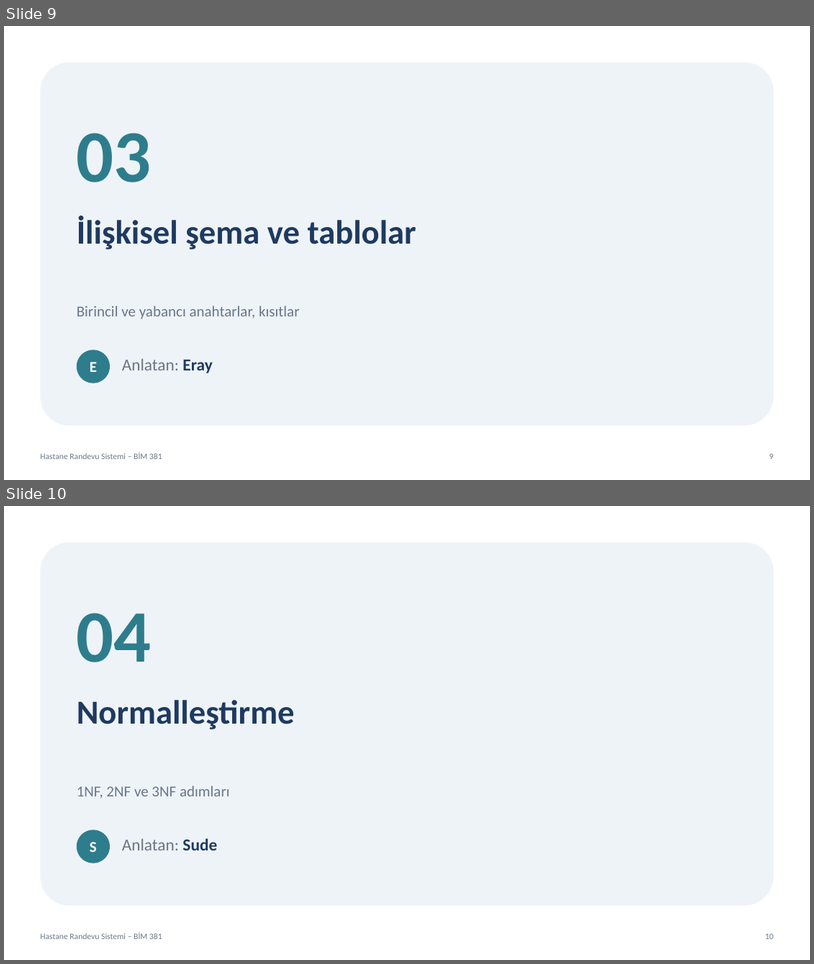
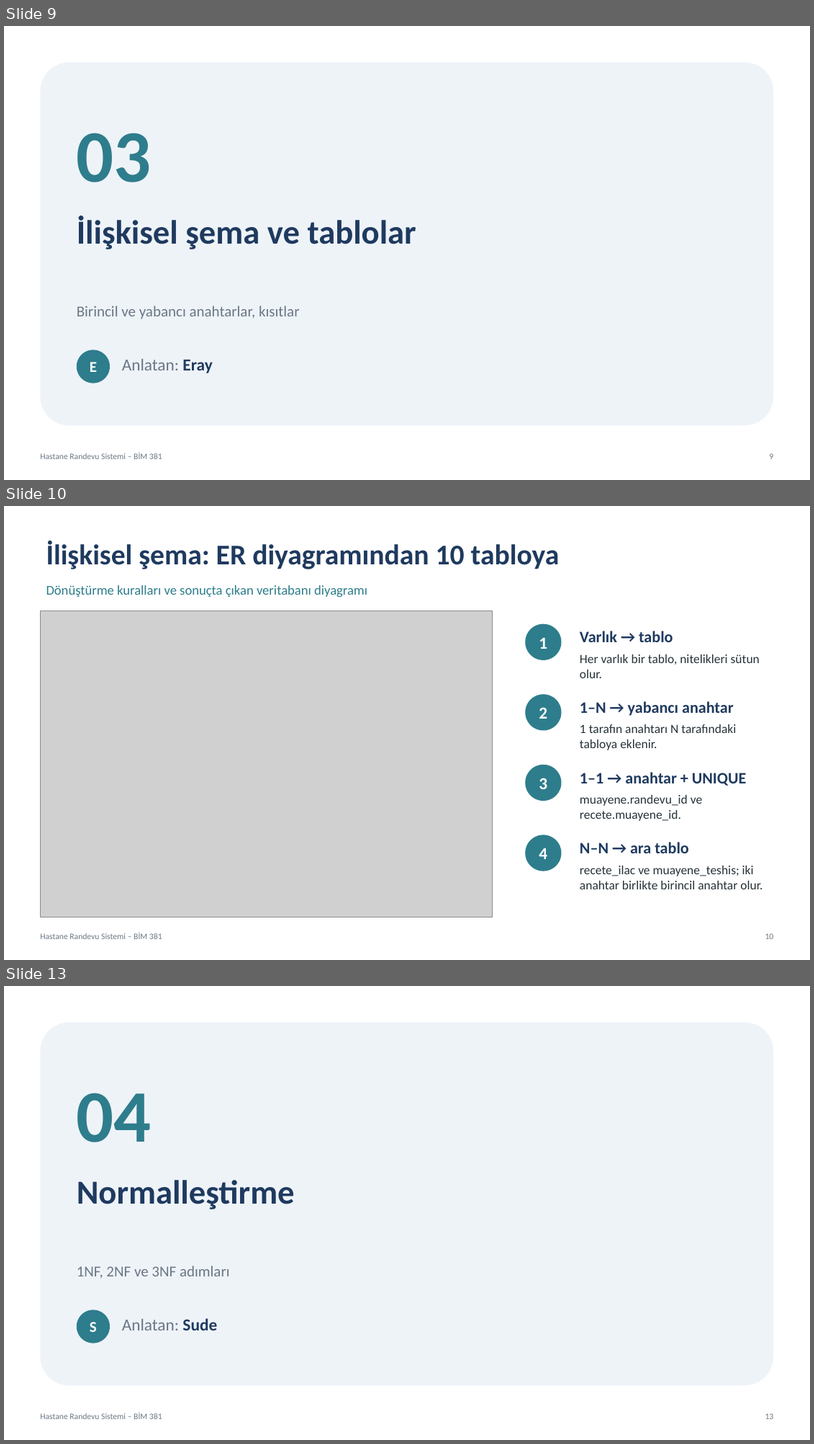
Before and after one commit to vliashenko6/hastane-randevu-sistemi, a slide deck: sunum/hastane_randevu_sunumu.pptx. Shown one above the other, each under a label of ours: slides 9 and 10 before the commit, slides 9, 10 and 13 after it; the slides between them are not shown. The pictures are 814x964 and 814x1444 pixels, drawn with LibreOffice and Linux fonts; fonts in the diff are those of the drawing; grey boxes stand for pictures. Boxes give left, top, right and bottom in pixels: in the first picture for what was removed or moved away, otherwise in the second. Text is boxed around its words. In the diff, an @@ line names an element or a change of style, - is before the commit and + after.

Commit message:
İlişkisel şema, sorgu ve hasta/randevu demo slaytları eklendi

```diff
--- a/sunum/hastane_randevu_sunumu.pptx
+++ b/sunum/hastane_randevu_sunumu.pptx
@@ slide 10 added at (x1=4, y1=506, x2=810, y2=960), background #FFFFFF; not listed: 2 template elements that a slide beside it also shows @@
@@ text added at (x1=46, y1=541, x2=560, y2=569), 34 pt, text #1F3A5F, bold @@
+İlişkisel şema: ER diyagramından 10 tabloya
@@ text added at (x1=46, y1=585, x2=368, y2=597), 16 pt, text #2E7D8C @@
+Dönüştürme kuralları ve sonuçta çıkan veritabanı diyagramı
@@ picture added at (x1=40, y1=610, x2=493, y2=917) @@
@@ ellipse added at (x1=525, y1=624, x2=562, y2=660), fill #2E7D8C, 20 pt, text #FFFFFF, bold @@
+1
@@ text added at (x1=580, y1=631, x2=674, y2=642), 19 pt, text #1F3A5F, bold @@
+Varlık → tablo
@@ text added at (x1=580, y1=654, x2=760, y2=678), 15 pt, text #263238 @@
+Her varlık bir tablo, nitelikleri sütun olur.
@@ ellipse added at (x1=525, y1=694, x2=562, y2=731), fill #2E7D8C, 20 pt, text #FFFFFF, bold @@
+2
@@ text added at (x1=580, y1=701, x2=734, y2=716), 19 pt, text #1F3A5F, bold @@
+1–N → yabancı anahtar
@@ text added at (x1=580, y1=724, x2=736, y2=750), 15 pt, text #263238 @@
+1 tarafın anahtarı N tarafındaki tabloya eklenir.
@@ ellipse added at (x1=525, y1=764, x2=562, y2=800), fill #2E7D8C, 20 pt, text #FFFFFF, bold @@
+3
@@ text added at (x1=580, y1=772, x2=746, y2=785), 19 pt, text #1F3A5F, bold @@
+1–1 → anahtar + UNIQUE
@@ text added at (x1=580, y1=795, x2=702, y2=821), 15 pt, text #263238 @@
+muayene.randevu_id ve recete.muayene_id.
@@ ellipse added at (x1=525, y1=834, x2=562, y2=871), fill #2E7D8C, 20 pt, text #FFFFFF, bold @@
+4
@@ text added at (x1=580, y1=842, x2=689, y2=853), 19 pt, text #1F3A5F, bold @@
+N–N → ara tablo
@@ text added at (x1=580, y1=865, x2=763, y2=889), 15 pt, text #263238 @@
+recete_ilac ve muayene_teshis; iki anahtar birlikte birincil anahtar olur.
@@ what was slide 10 is now slide 13 @@
@@ page number at (x1=766, y1=1413, x2=774, y2=1419): text changed @@
-10
+13
```
Also in this commit, not shown: 7 other slides added.
